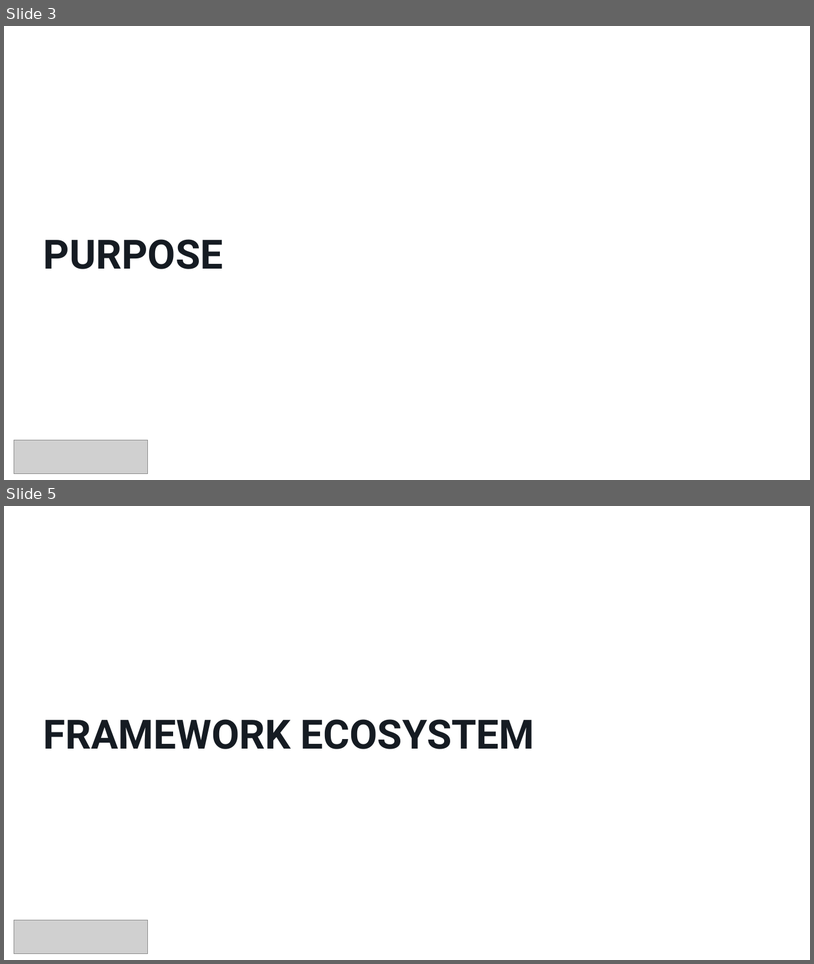
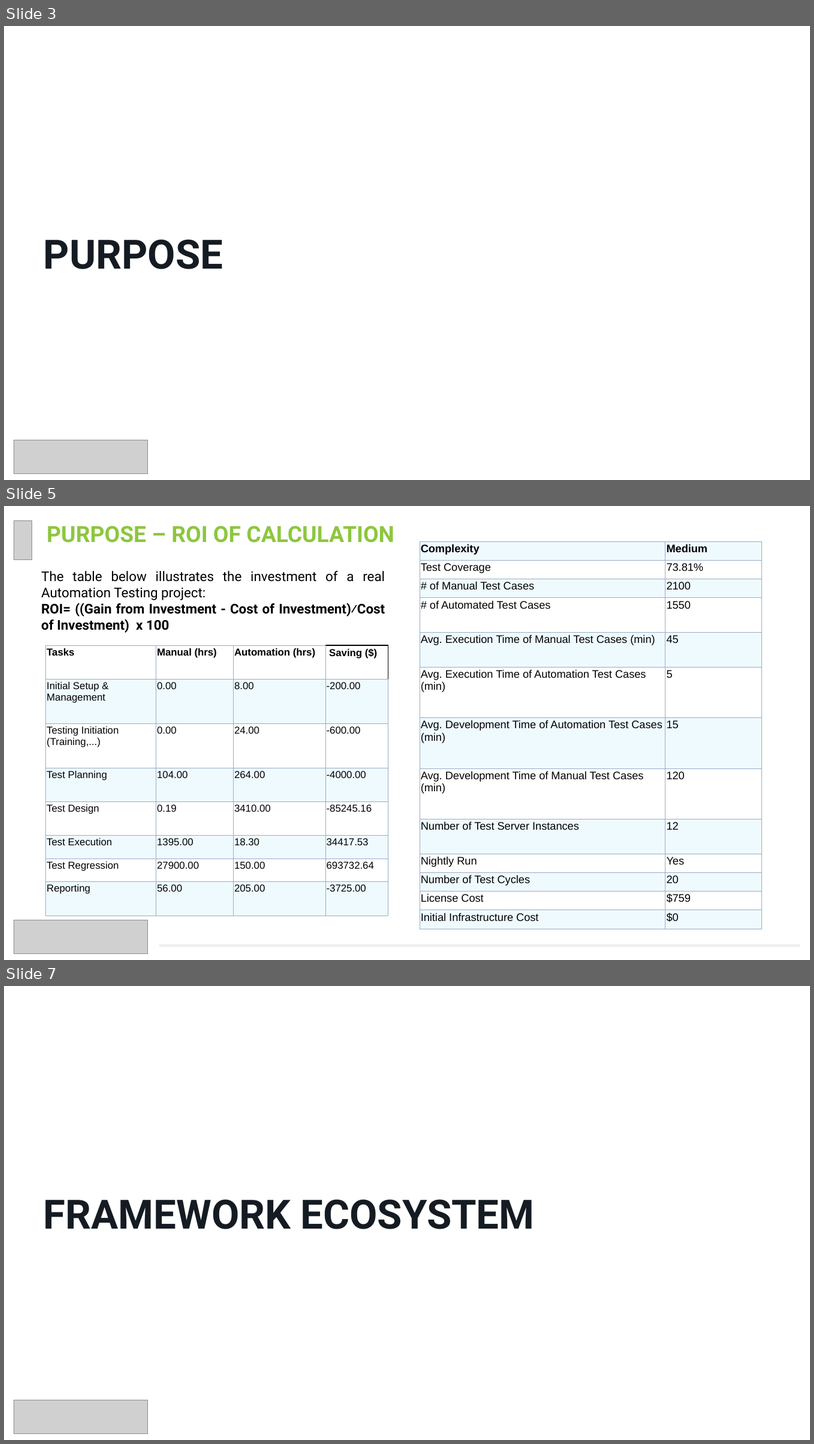
Before and after one commit to SaigonTechnology-QA/Desktop-Application-Automation-Framework, a slide deck: Desktop Automation Framework.pptx. Shown one above the other, each under a label of ours: slides 3 and 5 before the commit, slides 3, 5 and 7 after it; the slides between them are not shown. The pictures are 814x964 and 814x1444 pixels, drawn with LibreOffice and Linux fonts; fonts in the diff are those of the drawing; grey boxes stand for pictures; background and template pictures are left out. Boxes give left, top, right and bottom in pixels: in the first picture for what was removed or moved away, otherwise in the second. Text is boxed around its words. In the diff, an @@ line names an element or a change of style, - is before the commit and + after.

Commit message:
Fix test data

```diff
--- a/Desktop Automation Framework.pptx
+++ b/Desktop Automation Framework.pptx
@@ slide 5 added at [4, 506, 810, 960], background #FFFFFF @@
@@ picture added at [14, 520, 32, 559] @@
@@ text added at [47, 526, 395, 543], 26.7 pt, text #8DC63F, bold @@
+PURPOSE – ROI OF CALCULATION
@@ table added at [420, 541, 762, 928], 13 rows, 2 columns @@
+Complexity | Medium
+Test Coverage | 73.81%
+# of Manual Test Cases | 2100
+# of Automated Test Cases | 1550
+Avg. Execution Time of Manual Test Cases (min) | 45
+Avg. Execution Time of Automation Test Cases (min) | 5
+Avg. Development Time of Automation Test Cases (min) | 15
+Avg. Development Time of Manual Test Cases (min) | 120
+Number of Test Server Instances | 12
+Nightly Run | Yes
+Number of Test Cycles | 20
+License Cost | $759
+Initial Infrastructure Cost | $0
@@ text added at [41, 571, 385, 633], 16 pt, text #000000 @@
+The table below illustrates the investment of a real Automation Testing project:
+ROI= ((Gain from Investment - Cost of Investment)⁄Cost of Investment) x 100
@@ table added at [46, 645, 388, 916], 8 rows, 4 columns @@
+Tasks | Manual (hrs) | Automation (hrs) | Saving ($)
+Initial Setup & Management | 0.00 | 8.00 | -200.00
+Testing Initiation (Training,...) | 0.00 | 24.00 | -600.00
+Test Planning | 104.00 | 264.00 | -4000.00
+Test Design | 0.19 | 3410.00 | -85245.16
+Test Execution | 1395.00 | 18.30 | 34417.53
+Test Regression | 27900.00 | 150.00 | 693732.64
+Reporting | 56.00 | 205.00 | -3725.00
@@ picture added at [14, 920, 148, 954] @@
@@ rectangle added at [159, 944, 801, 946], fill #EEEEEE @@
@@ what was slide 5 is now slide 7 @@
```
Also in this commit, not shown: 1 slide changed, 1 other slide added, 3 other files.
